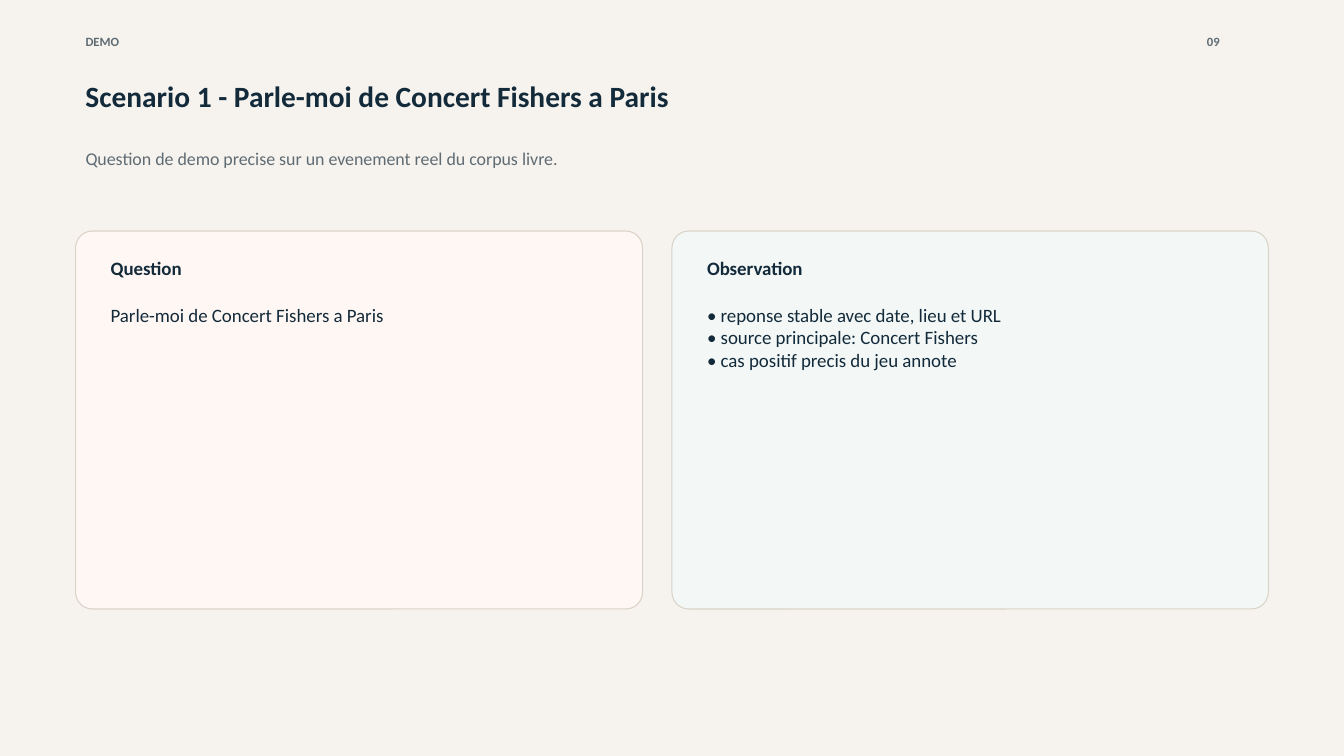
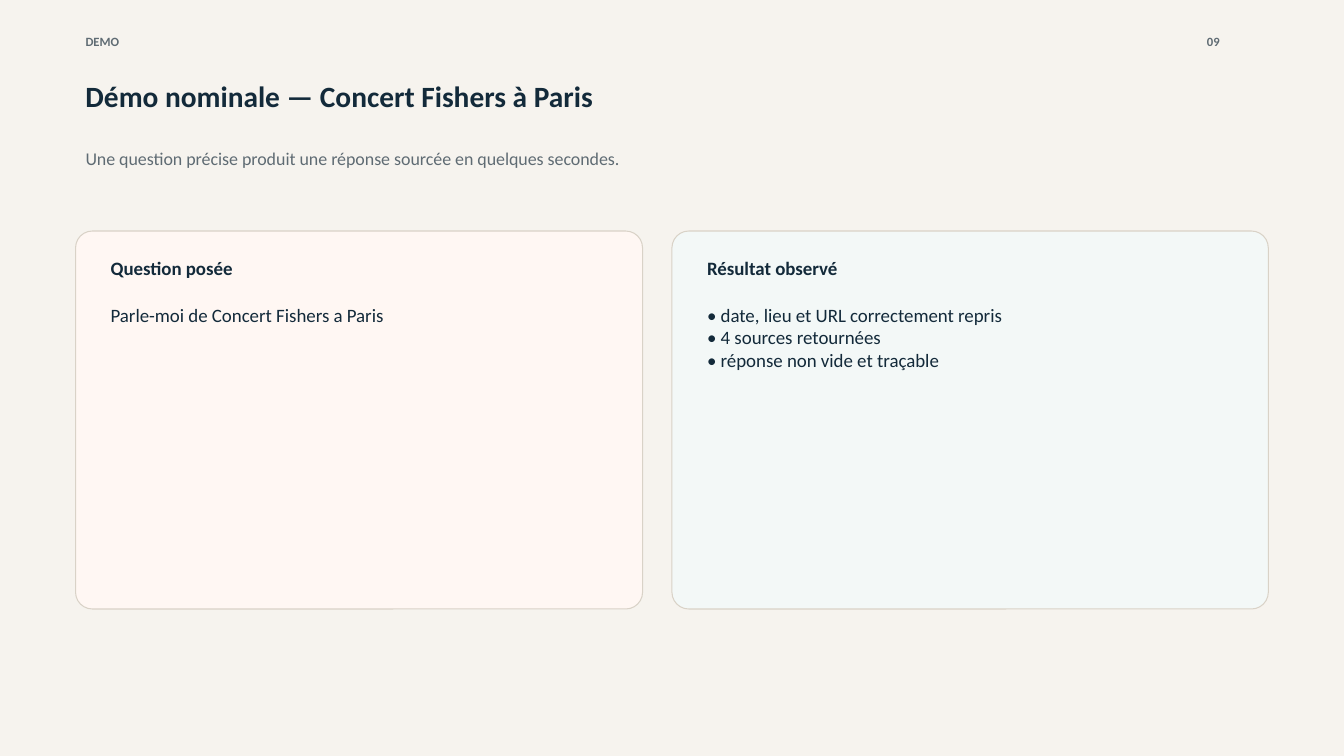
Before and after one commit to hgbe-GH/Projet7, a slide deck: slide 9 of outputs/openagenda-rag-soutenance.pptx. Drawn at 1344x756 pixels with LibreOffice and Linux fonts; fonts in the diff are those of the drawing. Boxes give left, top, right and bottom in pixels: in the first picture for what was removed or moved away, otherwise in the second. Text is boxed around its words. In the diff, an @@ line names an element or a change of style, - is before the commit and + after.

```diff
--- a/outputs/openagenda-rag-soutenance.pptx
+++ b/outputs/openagenda-rag-soutenance.pptx
@@ text at (x1=85, y1=86, x2=593, y2=108): text changed @@
-Scenario 1 - Parle-moi de Concert Fishers a Paris
+Démo nominale — Concert Fishers à Paris
@@ text at (x1=86, y1=152, x2=620, y2=168): text changed @@
-Question de demo precise sur un evenement reel du corpus livre.
+Une question précise produit une réponse sourcée en quelques secondes.
@@ text at (x1=111, y1=262, x2=233, y2=278): text changed @@
-Question
+Question posée
@@ text at (x1=707, y1=261, x2=837, y2=275): text changed @@
-Observation
+Résultat observé
@@ text at (x1=721, y1=309, x2=1002, y2=370): text changed @@
-• reponse stable avec date, lieu et URL
-• source principale: Concert Fishers
-• cas positif precis du jeu annote
+• date, lieu et URL correctement repris
+• 4 sources retournées
+• réponse non vide et traçable
```
Also in this commit, not shown: 5 other slides changed, 2 slides added, 2 slides removed, 1 other file.
